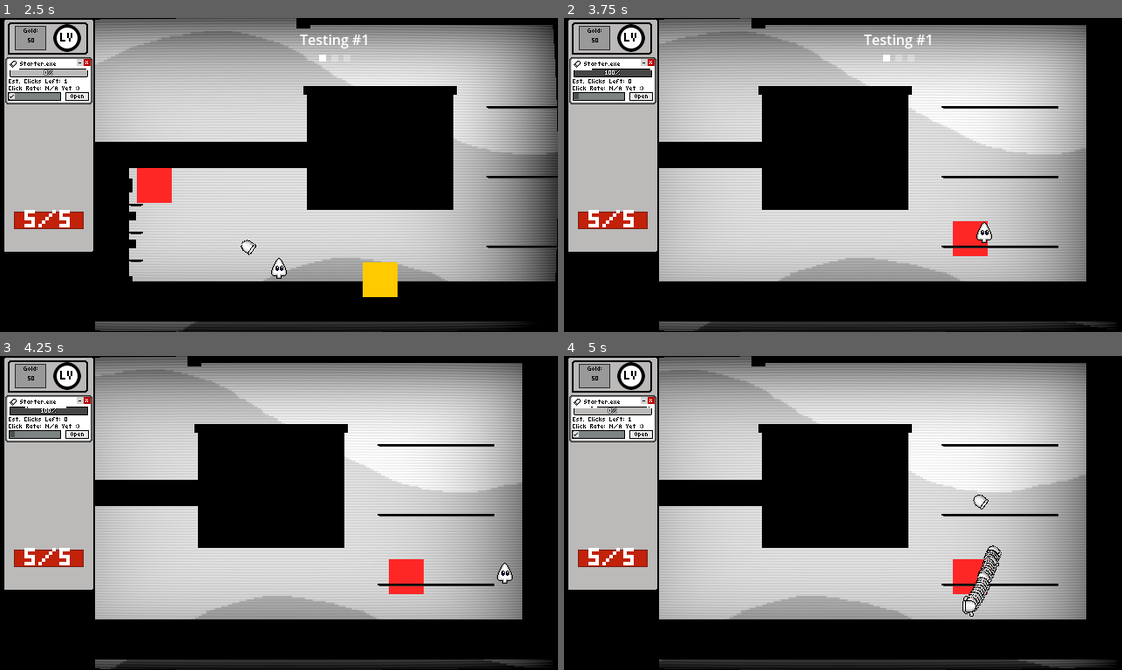
Above: before the commit, frames 1-4 (two rows, left to right).
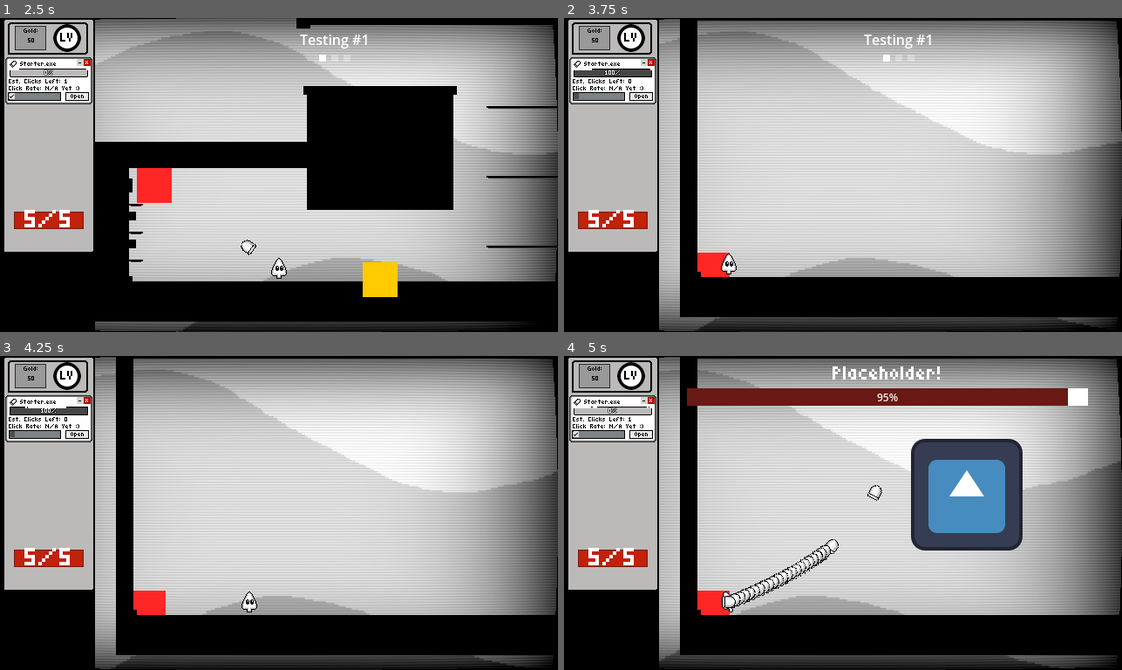
Above: after the commit, the same moments.

Repository: TNT-A/clicker-game-platformer
Game: Godot game, scene res://main_menu/main_menu.tscn
The game is run twice, just before and just after one commit, with the same random seed, the same clock (stepped at 60 frames per second) and the same inputs. The engine's default icon, where the game draws it, is replaced by a stand-in: a white triangle on a blue panel in a dark square.
Inputs (mouse positions are in pixels of both pictures, inside the frame that each line leads up to):
- Up to frame 1 (2.5 s): click "Quick Start" at 0.5 s; tap Space at 1.25 s; move the mouse to (401, 159) at 1.27 s; hold D (Move_Right) 1.28-2 s; hold Enter (ui_accept) 1.28-2 s; click "Auto Launch?" at 2 s
- Up to frame 2 (3.75 s): click "Auto Launch?" at 2.75 s; move the mouse to (943, 278) at 3.52 s; hold D (Move_Right) from 3.53 s (still down); right-click (943, 278) at 3.6 s
- Up to frame 3 (4.25 s): keep holding D (Move_Right); tap Enter (ui_accept) at 3.77, 3.8, 4.07 s
- Up to frame 4 (5 s): move the mouse to (898, 443) at 4.27 s; release D (Move_Right) at 4.28 s; press the mouse at (898, 443) at 4.28 s; hold A (Move_Left) from 4.28 s (still down); tap Enter (ui_accept) at 4.55 s

Frame 1 is identical in both runs. In frame 2, 24% of the frame differs, in the area x 17-100%, y 0-97%; in frame 3, 24%; in frame 4, 36%.

Commit message:
Implemented bosses & boss UI
I created the boss manager node & script, the boss phase class, and the boss_event resource.

To keep it as simple as I can, bosses as creatures are just enemies (extend from enemy class), boss phases are nodes that hold info about what enemies are in a boss phase (be it a group of small ones or one full boss),  boss events are resources with a collection of boss phases, and the boss manager takes in one boss event, and runs each phase sequentially.

Each boss phase will also keep track of the total health of every boss in its phase, sending that info to the boss UI to update a healthbar. Boss phases can also have info like the name of the phase, the length of time to wait before a phase's combat starts/stops, etc.

All together these systems work to make a basic boss system with a lot of room for adjustment and additional features, which'll likely come as I create the first real boss in the future.

Diff:
--- a/clicker-platformer/boss_UI/boss_ui.gd
+++ b/clicker-platformer/boss_UI/boss_ui.gd
@@ -1,22 +1,30 @@
+#Still needs some heavy tweaks. Rn there is a bug where if you kill a boss,
+#the back health bar will take a second to update and thus not exist for a
+#bit before randomly spawning in. I think this could be fixed if I used a dedicated
+#function and process for setting the health bar values instead of tweens and tree
+#timers, but that may be even more jank so work on that later. Actually found a
+#psuedo fix for this by adding a delay between phases, but should probably still
+#tackle the issue at the source at some point
+
 extends Control
 class_name BossUI
 
 @onready var center_container: CenterContainer = $CenterContainer
 @onready var boss_label: Label = $CenterContainer/VBoxContainer/BossLabel
-@onready var top_boss_bar: ProgressBar = $CenterContainer/VBoxContainer/TopBossBar
-@onready var back_boss_bar: ProgressBar = $CenterContainer/VBoxContainer/TopBossBar/BackBossBar
 
-var current_bosses : Array[Enemy] = []
+@onready var back_boss_bar: ProgressBar = $CenterContainer/VBoxContainer/BackBossBar
+@onready var top_boss_bar: ProgressBar = $CenterContainer/VBoxContainer/BackBossBar/TopBossBar
+
+var cur_phase : BossPhase
+var cur_tween : Tween
 
 func _ready() -> void:
-	SignalBus.boss_hit.connect(update_ui)
-	SignalBus.enemy_killed.connect(check_end)
+	SignalBus.boss_health_changed.connect(update_ui)
+	SignalBus.phase_end.connect(end_phase)
 	pop_down_ui()
 
-func add_boss(boss : Enemy):
-	current_bosses.append(boss)
-
-func start_boss():
+func start_boss(phase : BossPhase):
+	cur_phase = phase
 	set_ui()
 	pop_up_ui()
 
@@ -30,21 +38,33 @@
 	center_container.visible = false
 
 func set_ui():
-	var total_health : float = 0
-	var total_max_health : float = 0
-	for cur_boss in current_bosses:
-		total_health += cur_boss.health
-		total_max_health += cur_boss.max_health
-	top_boss_bar.value = total_health
-	top_boss_bar.max_value = total_max_health
+	if cur_tween:
+		cur_tween.kill()
+		cur_tween = null
+	if is_instance_valid(cur_phase):
+		boss_label.text = cur_phase.phase_name
+		top_boss_bar.value = cur_phase.total_health
+		top_boss_bar.max_value = cur_phase.max_total_health
+		back_boss_bar.value = cur_phase.total_health
+		back_boss_bar.max_value = cur_phase.max_total_health
 
-func update_ui(boss : Enemy):
-	var total_health : float = 0
-	for cur_boss in current_bosses:
-		total_health += cur_boss.health
-	top_boss_bar.value = total_health
+func update_ui(total_health : float, max_total_health : float):
+	#print("boss hit: " + str(total_health))
+	if is_instance_valid(cur_phase):
+		top_boss_bar.value = cur_phase.total_health
+		var tween = get_tree().create_tween()
+		#tween.parallel().tween_property(top_boss_bar, "value", cur_phase.total_health, .1)
+		tween.parallel().tween_property(back_boss_bar, "value", cur_phase.total_health, .6)
+		tween.pause()
+		await get_tree().create_timer(.6).timeout
+		if tween:
+			tween.play()
+		cur_tween = tween
 
-func check_end(boss : Enemy):
-	if boss.is_boss:
-		if top_boss_bar.value == 0:
-			pop_down_ui()
+func end_phase(phase_num):
+	#print("Set zero called!")
+	if cur_tween:
+		cur_tween.kill()
+		cur_tween = null
+	top_boss_bar.value = 0
+	#back_boss_bar.value = 0
--- a/clicker-platformer/boss_UI/boss_ui.tscn
+++ b/clicker-platformer/boss_UI/boss_ui.tscn
@@ -1,10 +1,16 @@
-[gd_scene load_steps=4 format=3 uid="uid://ddj4qhw85ylp1"]
+[gd_scene load_steps=7 format=3 uid="uid://ddj4qhw85ylp1"]
 
 [ext_resource type="Script" uid="uid://cleoq2urscex3" path="res://boss_UI/boss_ui.gd" id="1_cr126"]
-[ext_resource type="Theme" uid="uid://b0v2htlnbt84u" path="res://styles/ability_panel.tres" id="1_ovqys"]
+[ext_resource type="Theme" uid="uid://dv3j47smgcddi" path="res://styles/health_bar.tres" id="2_ovqys"]
+[ext_resource type="Theme" uid="uid://bafmk7b46eckm" path="res://styles/boss_ui.tres" id="3_v3eye"]
 
 [sub_resource type="LabelSettings" id="LabelSettings_8nm5y"]
 font_size = 24
+
+[sub_resource type="StyleBoxFlat" id="StyleBoxFlat_v3eye"]
+
+[sub_resource type="StyleBoxFlat" id="StyleBoxFlat_rrjkh"]
+bg_color = Color(1, 1, 1, 1)
 
 [node name="BossUI" type="Control"]
 layout_mode = 3
@@ -14,11 +20,11 @@
 grow_horizontal = 2
 grow_vertical = 2
 mouse_filter = 1
-theme = ExtResource("1_ovqys")
 script = ExtResource("1_cr126")
 
 [node name="CenterContainer" type="CenterContainer" parent="."]
 layout_mode = 0
+offset_left = 101.0
 offset_right = 641.0
 offset_bottom = 67.0
 
@@ -28,22 +34,26 @@
 [node name="BossLabel" type="Label" parent="CenterContainer/VBoxContainer"]
 layout_mode = 2
 mouse_filter = 1
+theme = ExtResource("2_ovqys")
 text = "Enemy Name"
 label_settings = SubResource("LabelSettings_8nm5y")
 horizontal_alignment = 1
 
-[node name="TopBossBar" type="ProgressBar" parent="CenterContainer/VBoxContainer"]
-custom_minimum_size = Vector2(540, 20)
+[node name="BackBossBar" type="ProgressBar" parent="CenterContainer/VBoxContainer"]
+custom_minimum_size = Vector2(460, 20)
 layout_mode = 2
 mouse_filter = 1
+theme = ExtResource("3_v3eye")
 theme_override_font_sizes/font_size = 12
+theme_override_styles/background = SubResource("StyleBoxFlat_v3eye")
+theme_override_styles/fill = SubResource("StyleBoxFlat_rrjkh")
+show_percentage = false
 
-[node name="BackBossBar" type="ProgressBar" parent="CenterContainer/VBoxContainer/TopBossBar"]
-visible = false
-custom_minimum_size = Vector2(540, 20)
+[node name="TopBossBar" type="ProgressBar" parent="CenterContainer/VBoxContainer/BackBossBar"]
+custom_minimum_size = Vector2(460, 20)
 layout_mode = 0
-offset_right = 540.0
+offset_right = 460.0
 offset_bottom = 20.0
 mouse_filter = 1
+theme = ExtResource("3_v3eye")
 theme_override_font_sizes/font_size = 12
-show_percentage = false
--- a/clicker-platformer/boss_manager/boss_event.gd
+++ b/clicker-platformer/boss_manager/boss_event.gd
@@ -1,7 +1,9 @@
-extends Node2D
+extends Resource
 class_name BossEvent
 
+@export var packed_phase_list : Array[PackedScene]
 var phase_list : Array[BossPhase]
 
 func start_event():
-	pass
+	for phase in packed_phase_list:
+		var new_phase : BossPhase = phase.instantiate()
--- /dev/null
+++ b/clicker-platformer/boss_manager/boss_event_test.tres
@@ -0,0 +1,9 @@
+[gd_resource type="Resource" script_class="BossEvent" load_steps=3 format=3 uid="uid://cys1xps3ann04"]
+
+[ext_resource type="Script" uid="uid://b5fih036eb8o2" path="res://boss_manager/boss_event.gd" id="1_1ht67"]
+[ext_resource type="PackedScene" uid="uid://c8jquh6cjqyf8" path="res://boss_manager/boss_phase.tscn" id="1_ksbu6"]
+
+[resource]
+script = ExtResource("1_1ht67")
+packed_phase_list = Array[PackedScene]([ExtResource("1_ksbu6"), ExtResource("1_ksbu6"), ExtResource("1_ksbu6"), ExtResource("1_ksbu6")])
+metadata/_custom_type_script = "uid://b5fih036eb8o2"
--- a/clicker-platformer/boss_manager/boss_manager.gd
+++ b/clicker-platformer/boss_manager/boss_manager.gd
@@ -1,4 +1,75 @@
 extends Node2D
 class_name BossManager
 
+@onready var boss_ui: BossUI = $CanvasLayer/BossUI
+
 @export var current_boss_event : BossEvent
+var packed_phase_list : Array[PackedScene]
+var phase_list : Array[BossPhase]
+
+var current_phase : int = 0
+var current_room : RoomBase
+var room_pos : Vector2 = Vector2(0,0)
+
+func _ready() -> void:
+	SignalBus.boss_room_started.connect(set_event)
+	SignalBus.phase_end.connect(advance_phase)
+
+func set_event(room : RoomBase):
+	#print("BOSS ROOM STARTED!!!!")
+	clear_event()
+	current_room = room
+	room_pos = room.global_position
+	current_boss_event = room.boss_event
+	packed_phase_list = current_boss_event.packed_phase_list
+	start_event()
+
+func clear_event():
+	for phase in phase_list:
+		if is_instance_valid(phase):
+			phase.queue_free()
+	phase_list.clear()
+	packed_phase_list.clear()
+	current_phase = 0
+
+func start_event():
+	var cur_phase_num : int = 0
+	if packed_phase_list:
+		for phase in packed_phase_list:
+			var new_phase : BossPhase = phase.instantiate()
+			new_phase.phase_num = cur_phase_num
+			phase_list.append(new_phase)
+			cur_phase_num += 1
+	start_phase(0)
+
+func end_event():
+	boss_ui.end_boss()
+	SignalBus.room_ended.emit(current_room.room_slot, current_room)
+
+func start_phase(phase_num : int):
+	#print("The current phase is: " + str(phase_num))
+	var phase = phase_list[phase_num]
+	call_deferred("add_child", phase)
+	call_deferred("start_phase_nodes", phase)
+
+func start_phase_nodes(phase : BossPhase):
+	phase.global_position = room_pos
+	await phase.start_phase()
+	boss_ui.start_boss(phase)
+
+func clear_phase():
+	for child in get_children():
+		if child is BossPhase and is_instance_valid(child):
+			child.queue_free()
+
+func advance_phase(phase_num : int):
+	current_phase = phase_num + 1
+	#print("Phase advanced to: " + str(current_phase))
+	if phase_list.size() > current_phase:
+		clear_phase()
+		start_phase(current_phase)
+	else:
+		end_event()
+	#var phase = phase_list[current_phase]
+	#phase.phase_num = phase_list.find(phase)
+	#phase.start_phase()
--- a/clicker-platformer/boss_manager/boss_manager.tscn
+++ b/clicker-platformer/boss_manager/boss_manager.tscn
@@ -1,6 +1,11 @@
-[gd_scene load_steps=2 format=3 uid="uid://smometnuikll"]
+[gd_scene load_steps=3 format=3 uid="uid://smometnuikll"]
 
 [ext_resource type="Script" uid="uid://cu84iylk2qjkb" path="res://boss_manager/boss_manager.gd" id="1_yj6wo"]
+[ext_resource type="PackedScene" uid="uid://ddj4qhw85ylp1" path="res://boss_UI/boss_ui.tscn" id="2_rt5sf"]
 
 [node name="BossManager" type="Node2D"]
 script = ExtResource("1_yj6wo")
+
+[node name="CanvasLayer" type="CanvasLayer" parent="."]
+
+[node name="BossUI" parent="CanvasLayer" instance=ExtResource("2_rt5sf")]
--- a/clicker-platformer/boss_manager/boss_phase.tscn
+++ b/clicker-platformer/boss_manager/boss_phase.tscn
@@ -1,15 +1,16 @@
 [gd_scene load_steps=3 format=3 uid="uid://c8jquh6cjqyf8"]
 
 [ext_resource type="Script" uid="uid://jg752ieom518" path="res://boss_phase.gd" id="1_t6sfx"]
-[ext_resource type="PackedScene" uid="uid://6tjedp1guc6y" path="res://enemies/enemies/bully_box/bully_box.tscn" id="2_br38u"]
+[ext_resource type="PackedScene" uid="uid://cs0m4ncprx3yc" path="res://enemies/enemies/test_enemy/test_enemy.tscn" id="2_br38u"]
 
 [node name="BossPhase" type="Node2D"]
 script = ExtResource("1_t6sfx")
+pre_phase_delay = 1.0
+post_phase_delay = 1.0
 
-[node name="BullyBox" parent="." instance=ExtResource("2_br38u")]
-position = Vector2(149, 166)
+[node name="TestEnemy" parent="." instance=ExtResource("2_br38u")]
+position = Vector2(325, 188)
+scale = Vector2(10, 10)
+max_health = 20
+health = 20
 is_boss = true
-
-[node name="BullyBox2" parent="." instance=ExtResource("2_br38u")]
-position = Vector2(449, 177)
-is_boss = true
--- a/clicker-platformer/boss_phase.gd
+++ b/clicker-platformer/boss_phase.gd
@@ -1,43 +1,91 @@
 extends Node2D
 class_name BossPhase
+
+@export var phase_name : String
+@export var phase_num : int = 0
+@export var pre_phase_delay : float = 0
+@export var post_phase_delay : float = 0
 
 var total_health : float = 0.0
 var max_total_health : float = 0.0
 
-var boss_list : Array[Enemy] = []
+var phase_active : bool = false
+
+var boss_list : Dictionary[Enemy, int] = {}
+var boss_end_positions : Dictionary[int, Vector2] = {}
 
 func _ready() -> void:
 	SignalBus.boss_hit.connect(set_health)
 	SignalBus.enemy_killed.connect(check_death)
-	start_phase()
+	freeze_phase()
+
+func register_bosses():
+	for child in get_children():
+		if child is Enemy:
+			var new_boss : Enemy = child
+			boss_list[new_boss] = new_boss.get_instance_id()
+		set_phase_name()
+
+func set_phase_name():
+	var enemy_string : String = ""
+	if phase_name == "":
+		phase_name = "Placeholder!"
+
+func freeze_phase():
+	for child in get_children():
+		if child is Enemy:
+			child.process_mode = PROCESS_MODE_DISABLED
+			child.disable_mode = CollisionObject2D.DISABLE_MODE_REMOVE
+			child.visible = false
+
+func unfreeze_phase():
+	for child in get_children():
+		if child is Enemy:
+			child.process_mode = Node.PROCESS_MODE_INHERIT
+			child.disable_mode = CollisionObject2D.DISABLE_MODE_KEEP_ACTIVE
+			child.visible = true
 
 func start_phase():
 	register_bosses()
 	set_max_health()
 	set_health()
+	await get_tree().create_timer(pre_phase_delay).timeout
+	unfreeze_phase()
+	phase_active = true
 	print("Phase Started!!!!")
 
-func register_bosses():
-	for boss in boss_list:
+func end_phase():
+	if phase_active:
+		phase_active = false
+		await get_tree().create_timer(post_phase_delay).timeout
+		SignalBus.phase_end.emit(phase_num)
+
+func clear_boss_list():
+	for boss in boss_list.keys():
 		if is_instance_valid(boss):
 			boss.queue_free()
 	boss_list.clear()
-	for child in get_children():
-		if child is Enemy:
-			boss_list.append(child)
 
 func set_max_health():
-	for child in boss_list:
+	max_total_health = 0
+	for child in boss_list.keys():
 		if is_instance_valid(child):
 			max_total_health += child.max_health
 
 func set_health():
-	for child in boss_list:
-		if is_instance_valid(child):
-			total_health += child.health
+	var new_health : float = 0.0
+	for child in boss_list.keys():
+		if is_instance_valid(child) and child.health >= 0:
+			new_health += child.health
+	total_health = new_health
 	SignalBus.boss_health_changed.emit(total_health, max_total_health)
+	check_phase_end()
 
 func check_death(enemy : Enemy):
 	if boss_list.has(enemy):
-		boss_list.remove_at(boss_list.find(enemy))
+		boss_end_positions[enemy.get_instance_id()] = enemy.global_position
 		set_health()
+
+func check_phase_end():
+	if total_health <= 0:
+		end_phase()
--- a/clicker-platformer/clicker_panel/panel/clicker_panel.gd
+++ b/clicker-platformer/clicker_panel/panel/clicker_panel.gd
@@ -180,6 +180,8 @@
 			var panel_info : AbilityResource = AbilityResource.new()
 			panel_info.ability_num = panel.ability_num
 			panel_info.ability_name = panel.ability_name
+			panel_info.ability_damage = panel.ability_damage
+			panel_info.ability_max = panel.ability_max
 			panel_info.damage_level = panel.damage_level
 			panel_info.power_level = panel.power_level
 			panel_info.clicker_level = panel.clicker_level
--- a/clicker-platformer/enemies/enemy_base/enemy.gd
+++ b/clicker-platformer/enemies/enemy_base/enemy.gd
@@ -1,7 +1,8 @@
 extends CharacterBody2D
 class_name Enemy
 
-@export var base_credits : int = 10
+@export var enemy_name : String = "Template"
+
 @export var max_health : int = 3
 @export var health : int = 3
 @export var damage : int = 1
@@ -12,7 +13,7 @@
 
 func flash():
 	if is_boss:
-		SignalBus.boss_hit.emit(self)
+		SignalBus.boss_hit.emit()
 
 func die():
 	#print("I'm dying")
--- a/clicker-platformer/enemy_controller/enemy_controller.gd
+++ b/clicker-platformer/enemy_controller/enemy_controller.gd
@@ -2,7 +2,6 @@
 
 @onready var spawn_indicator_scene : PackedScene = preload("res://enemies/spawn_indicator/spawn_indicator.tscn")
 @onready var spawn_timer: Timer = $SpawnTimer
-@onready var boss_ui: BossUI = $CanvasLayer/BossUI
 
 @export var area_resource : AreaResource
 @export var pool_resource : EnemyPoolResource
@@ -32,7 +31,6 @@
 func _ready() -> void:
 	game_manager = get_parent()
 	SignalBus.room_started.connect(start_room)
-	SignalBus.boss_room_started.connect(start_boss_room)
 	SignalBus.enemy_spawned.connect(register_enemy)
 	SignalBus.enemy_killed.connect(check_death)
 
@@ -50,10 +48,10 @@
 	current_room = room
 	enemy_count = 0
 	credits = base_credits
-
-	if area_resource:
+	if room.enemy_pool:
+		pool_resource = room.enemy_pool
+	elif area_resource:
 		pool_resource = area_resource.area_enemy_pool
-
 	set_pool()
 	init_spawn()
 	room_active = true
@@ -87,7 +85,7 @@
 			#enemy_list.remove_at(enemy_list.find(enemy))
 			pick_spawn(enemy_list)
 		else:
-			spawn_enemy_with_indicator(enemy, pick_position(), false)
+			spawn_enemy_with_indicator(enemy, pick_position())
 			return credit_cost[enemy]
 
 #Rewrite later, for now it just picks fully random positions
@@ -105,32 +103,26 @@
 
 #Spawns an enemy and adds it to the scene as well as internal list of spawned enemies
 #Also spends credits to spawn each one
-func spawn_enemy(enemy:PackedScene, pos:Vector2, is_boss : bool):
+func spawn_enemy(enemy:PackedScene, pos:Vector2):
 	var new_enemy = enemy.instantiate()
-	if !is_boss:
-		active_enemies.append(new_enemy)
-		enemy_count += 1
+	active_enemies.append(new_enemy)
+	enemy_count += 1
 	new_enemy.global_position = pos
 	call_deferred("add_child", new_enemy)
 
 #Spawns an enemy via a spawn indicator, letting the player know where they'll appear
-func spawn_enemy_with_indicator(enemy:PackedScene, pos:Vector2, is_boss : bool):
+func spawn_enemy_with_indicator(enemy:PackedScene, pos:Vector2):
 	var enemy_indicator : SpawnIndicator = spawn_indicator_scene.instantiate()
 	enemy_indicator.global_position = pos
 	enemy_indicator.spawn_pos = pos
 	enemy_indicator.enemy_to_spawn = enemy
-	enemy_indicator.is_boss = is_boss
 	add_child(enemy_indicator)
 	credits -= credit_cost[enemy]
 
 #Adds the spawned enemy to the active_enemies list and increaes enemy_count
-func register_enemy(enemy:Enemy, is_boss:bool):
-	if !is_boss:
-		active_enemies.append(enemy)
-		enemy_count += 1
-	if is_boss:
-		boss_ui.add_boss(enemy)
-		boss_ui.start_boss()
+func register_enemy(enemy:Enemy):
+	active_enemies.append(enemy)
+	enemy_count += 1
 
 #Logic for the original spawning of enemies at the start of a room
 func init_spawn():
@@ -189,21 +181,6 @@
 func _on_spawn_timer_timeout() -> void:
 	analyze_spawn()
 	reset_timer()
-
-func start_boss_room(room:RoomBase):
-	current_room = room
-	enemy_count = 0
-	set_pool()
-	if area_resource:
-		pool_resource = area_resource.area_boss_pool
-	start_boss()
-	room_active = true
-
-func start_boss():
-	var chosen_boss : PackedScene = enemies.pick_random()
-	spawn_enemy_with_indicator(chosen_boss, current_room.get_random_pos(), true)
-	#!!!!! KEEP WORKING ON THIS !!!!
-
 #endregion
 
 func check_death(enemy):
--- a/clicker-platformer/enemy_controller/enemy_controller.tscn
+++ b/clicker-platformer/enemy_controller/enemy_controller.tscn
@@ -1,7 +1,6 @@
-[gd_scene load_steps=3 format=3 uid="uid://yquvtiksfkor"]
+[gd_scene load_steps=2 format=3 uid="uid://yquvtiksfkor"]
 
 [ext_resource type="Script" uid="uid://bu3ht2whf8ian" path="res://enemy_controller/enemy_controller.gd" id="1_afugh"]
-[ext_resource type="PackedScene" uid="uid://ddj4qhw85ylp1" path="res://boss_UI/boss_ui.tscn" id="2_tw47w"]
 
 [node name="EnemyController" type="Node2D"]
 script = ExtResource("1_afugh")
@@ -9,8 +8,4 @@
 [node name="SpawnTimer" type="Timer" parent="."]
 one_shot = true
 
-[node name="CanvasLayer" type="CanvasLayer" parent="."]
-
-[node name="BossUI" parent="CanvasLayer" instance=ExtResource("2_tw47w")]
-
 [connection signal="timeout" from="SpawnTimer" to="." method="_on_spawn_timer_timeout"]
--- a/clicker-platformer/game_manager/game_manager.tscn
+++ b/clicker-platformer/game_manager/game_manager.tscn
@@ -6,6 +6,7 @@
 [ext_resource type="PackedScene" uid="uid://yquvtiksfkor" path="res://enemy_controller/enemy_controller.tscn" id="3_fjsdi"]
 [ext_resource type="PackedScene" uid="uid://psceuq6r6wuf" path="res://room_controller/room_controller.tscn" id="3_kkxic"]
 [ext_resource type="PackedScene" uid="uid://cwqcvu7s6os82" path="res://player/main_character.tscn" id="3_r63pj"]
+[ext_resource type="PackedScene" uid="uid://smometnuikll" path="res://boss_manager/boss_manager.tscn" id="4_qs53i"]
 [ext_resource type="PackedScene" uid="uid://d3duni228xslv" path="res://background/bg.tscn" id="6_2631c"]
 [ext_resource type="PackedScene" uid="uid://cjbwuxvjx8cca" path="res://room_cam/room_camera.tscn" id="7_r63pj"]
 [ext_resource type="PackedScene" uid="uid://b6ha6uy7njx74" path="res://floor_notifier/floor_notifier.tscn" id="8_d3erd"]
@@ -19,6 +20,8 @@
 
 [node name="RoomController" parent="." instance=ExtResource("3_kkxic")]
 position = Vector2(80, 0)
+
+[node name="BossManager" parent="." instance=ExtResource("4_qs53i")]
 
 [node name="EnemyController" parent="." instance=ExtResource("3_fjsdi")]
 
--- a/clicker-platformer/globals/signal_bus.gd
+++ b/clicker-platformer/globals/signal_bus.gd
@@ -41,7 +41,11 @@
 #Enemy Signals
 signal enemy_killed(enemy:Enemy)
 signal enemy_spawned(enemy:Enemy, is_boss:bool)
-signal boss_hit(boss:Enemy)
+
+#Boss Signals
+signal phase_end(phase_num : int)
+signal boss_start(enemy:Enemy)
+signal boss_hit()
 signal boss_health_changed(new_value : float, max_value)
 
 #Player Signals
--- a/clicker-platformer/room_cam/room_camera.gd
+++ b/clicker-platformer/room_cam/room_camera.gd
@@ -26,7 +26,6 @@
 	#print("I'm tryna move")
 	cam_margins = margins.duplicate(true)
 	if cam_margins["right"] != 0 or cam_margins["left"] != 0:
-		print('yep')
 		cam_margins["right"] += InfoManager.cam_pivot.x
 	pos = new_pos - InfoManager.cam_pivot
 	global_position = pos
--- a/clicker-platformer/room_controller/area_resources/area_resource.gd
+++ b/clicker-platformer/room_controller/area_resources/area_resource.gd
@@ -3,7 +3,7 @@
 
 @export var area_name : String = "Testing"
 @export var area_enemy_pool : EnemyPoolResource
-@export var area_boss_pool : EnemyPoolResource
+@export var area_boss_pool : Array[BossEvent]
 @export var area_background : PackedScene = preload("res://background/bg.tscn")
 
 ##Represents how many floors an area will have in it's default state
--- a/clicker-platformer/room_controller/area_resources/test_area_resource.tres
+++ b/clicker-platformer/room_controller/area_resources/test_area_resource.tres
@@ -1,16 +1,18 @@
-[gd_resource type="Resource" script_class="AreaResource" load_steps=7 format=3 uid="uid://crorb8osgolvf"]
+[gd_resource type="Resource" script_class="AreaResource" load_steps=9 format=3 uid="uid://crorb8osgolvf"]
 
 [ext_resource type="PackedScene" uid="uid://d3duni228xslv" path="res://background/bg.tscn" id="1_c4xsg"]
+[ext_resource type="Script" uid="uid://b5fih036eb8o2" path="res://boss_manager/boss_event.gd" id="2_5m3jm"]
 [ext_resource type="Script" uid="uid://wx3jxbrgtuqd" path="res://room_controller/area_resources/area_resource.gd" id="2_7320n"]
 [ext_resource type="Resource" uid="uid://b7uvs74s8445i" path="res://enemy_controller/enemy_pool_resource/pool_testing.tres" id="2_okusx"]
 [ext_resource type="Resource" uid="uid://c7cw146b06cqy" path="res://room_controller/area_resources/room_pool_resource/testing_room_pool_resource.tres" id="3_43pno"]
 [ext_resource type="Resource" uid="uid://cv64rbfenbi3c" path="res://room_controller/area_resources/room_pool_resource/test_boss_room_pool.tres" id="3_71trm"]
+[ext_resource type="Resource" uid="uid://cys1xps3ann04" path="res://boss_manager/boss_event_test.tres" id="3_unoke"]
 [ext_resource type="PackedScene" uid="uid://c7tmkkxc1jgxv" path="res://testing/testing_room_640x_360.tscn" id="5_43pno"]
 
 [resource]
 script = ExtResource("2_7320n")
 area_enemy_pool = ExtResource("2_okusx")
-area_boss_pool = ExtResource("2_okusx")
+area_boss_pool = Array[ExtResource("2_5m3jm")]([ExtResource("3_unoke")])
 c_room_pool = ExtResource("3_43pno")
 s_room_pool = ExtResource("3_43pno")
 b_room_pool = ExtResource("3_71trm")
--- a/clicker-platformer/room_controller/room_base/room_base.gd
+++ b/clicker-platformer/room_controller/room_base/room_base.gd
@@ -22,6 +22,7 @@
 }
 
 @export var enemy_pool : EnemyPoolResource
+@export var boss_event : BossEvent = load("res://boss_manager/boss_event_test.tres")
 @export var room_slot : int = 1
 @export var to_room_slot : int = 1
 
--- a/clicker-platformer/room_controller/room_controller.gd
+++ b/clicker-platformer/room_controller/room_controller.gd
@@ -71,6 +71,10 @@
 	var room_base : RoomBase = room_bases[room_slot]
 	room_layout = room_pool.pick_random()
 	var new_layout = room_layout.instantiate()
+	if room_type == "c":
+		room_base.enemy_pool = area_resource.area_enemy_pool
+	if room_type == "b":
+		room_base.boss_event = area_resource.area_boss_pool.pick_random()
 	room_base.room_type = room_type
 	room_base.room_slot = room_slot + 1
 	room_base.add_child(new_layout)
@@ -114,13 +118,14 @@
 	for i in range(num_special_room):
 		full_room_list.append("s")
 	full_room_list.shuffle()
-	full_room_list.insert(0, "c")
+	if num_combat_room != 0:
+		full_room_list.insert(0, "c")
 
 	for i in range(num_boss_room):
 		full_room_list.append("b")
 
-	for room in full_room_list:
-		spawn_room(room, room_num)
+	for room_type in full_room_list:
+		spawn_room(room_type, room_num)
 		room_num += 1
 
 #Generates the paths between each room
--- a/clicker-platformer/room_controller/room_controller.tscn
+++ b/clicker-platformer/room_controller/room_controller.tscn
@@ -4,3 +4,4 @@
 
 [node name="RoomController" type="Node2D"]
 script = ExtResource("1_ls0ny")
+num_combat_room = 0
--- a/clicker-platformer/room_controller/room_transitions/room_transitioner.gd
+++ b/clicker-platformer/room_controller/room_transitions/room_transitioner.gd
@@ -16,4 +16,5 @@
 	swap_room()
 
 func _on_clickable_clickable_hovered() -> void:
-	print("Position: " + str(position) + " / Global Position: " + str(global_position))
+	pass
+	#print("Position: " + str(position) + " / Global Position: " + str(global_position))
--- /dev/null
+++ b/clicker-platformer/styles/boss_ui.tres
@@ -0,0 +1,11 @@
+[gd_resource type="Theme" load_steps=3 format=3 uid="uid://bafmk7b46eckm"]
+
+[sub_resource type="StyleBoxFlat" id="StyleBoxFlat_v3eye"]
+bg_color = Color(0.6, 0.6, 0.6, 0)
+
+[sub_resource type="StyleBoxFlat" id="StyleBoxFlat_rrjkh"]
+bg_color = Color(0.41705438, 0.099843435, 0.078203626, 1)
+
+[resource]
+ProgressBar/styles/background = SubResource("StyleBoxFlat_v3eye")
+ProgressBar/styles/fill = SubResource("StyleBoxFlat_rrjkh")
Not shown: 1 places in clicker-platformer/game_manager/game_manager.tscn that only renumber resources
